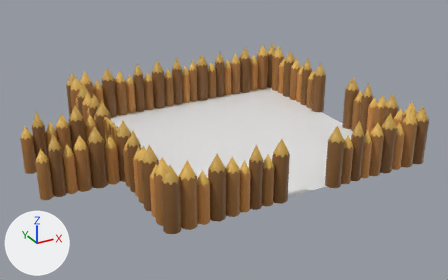
The glTF model Assets/Blend Assests/props.glb as it was, and as the next commit left it.
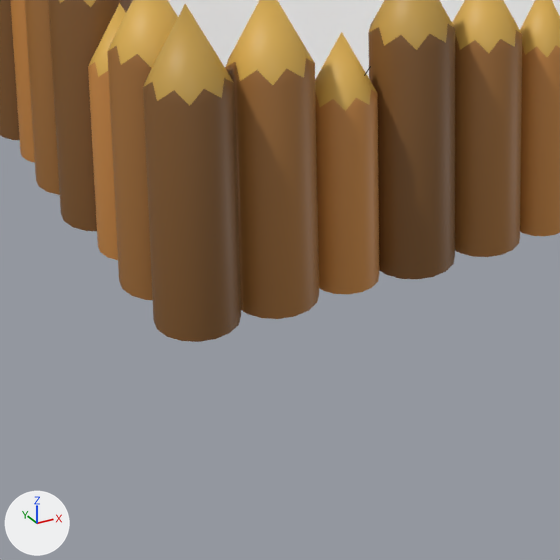
Each version appears first whole from a 50 mm camera at (-11.63, -27.02, 18.19) aimed at (7.47, 7.71, 0.83), and next in a close-up on the part from 29% to 55% of the width and 58% to 100% of the height. Every picture has the same lights, and +X, +Y and +Z are marked at lower left. The close-ups show mesh edges as thin lines. Where no turn or scale is listed for an object, it has been applied to the vertices.

Objects in the first close-up: 'Palisade_Wall', 'Plane'.
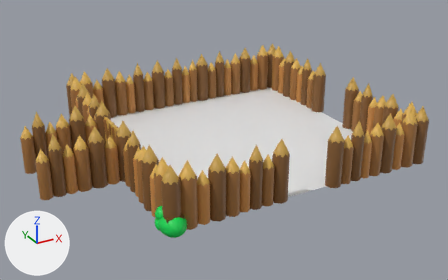
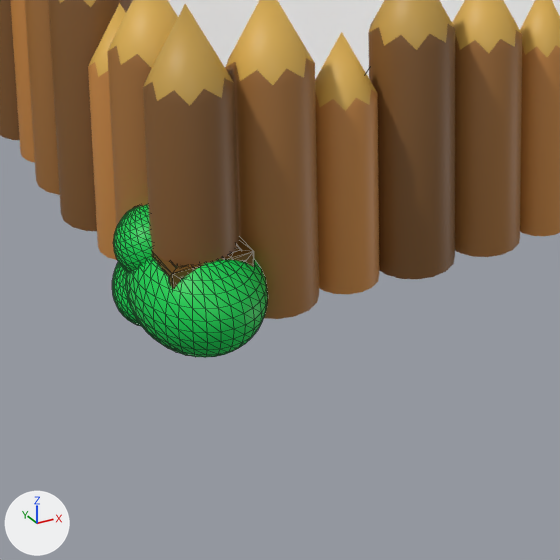
The change, as a list of edits to the scene's bpy script:
```text
Add mat_barrelbrown2:
    mat_barrelbrown2 = principled_material('BarrelBrown2')
    mat_barrelbrown2.base_color = (0.308, 0.139, 0.0141)  # brown #976820
Add mat_barrelbrown1:
    mat_barrelbrown1 = principled_material('BarrelBrown1')
    mat_barrelbrown1.base_color = (0.156, 0.0723, 0.00857)  # brown #6e4c17
Add mat_bush_green:
    mat_bush_green = principled_material('Bush Green')
    mat_bush_green.base_color = (0.0, 0.655, 0.0834)  # green #00d452
Add me_crate_mesh:
    me_crate_mesh.from_pydata(...)  # 101 vertices, 195 faces; spans x -0.5..0.5, y -0.5..0.5, z 0.0..1.0
    # faces by material slot: [185, 10]
    me_crate_mesh.materials.append(mat_barrelbrown1)  # brown #6e4c17
    me_crate_mesh.materials.append(mat_barrelbrown2)  # brown #976820
Add me_bush1_mesh:
    me_bush1_mesh.from_pydata(...)  # 1928 vertices, 3840 faces; spans x -0.76..1.07, y -1.0..1.43, z -0.3..1.28
    me_bush1_mesh.materials.append(mat_bush_green)  # green #00d452
Add ob_crate_object:
    ob_crate_object = bpy.data.objects.new('Crate.Object', me_crate_mesh)
    ob_crate_object.location = (0.0, 0.0, 0.0)
Add ob_bush1_object:
    ob_bush1_object = bpy.data.objects.new('Bush1.Object', me_bush1_mesh)
    ob_bush1_object.location = (0.0, 0.0, 0.0)
```

Where the change shows, as pixel boxes (x1, y1, x2, y2) in the close-ups (560 x 560 px):
'Bush1.Object', added (green)
    after: (112, 205, 268, 357)
'Crate.Object', added (brown)
    after: (152, 237, 254, 351)
